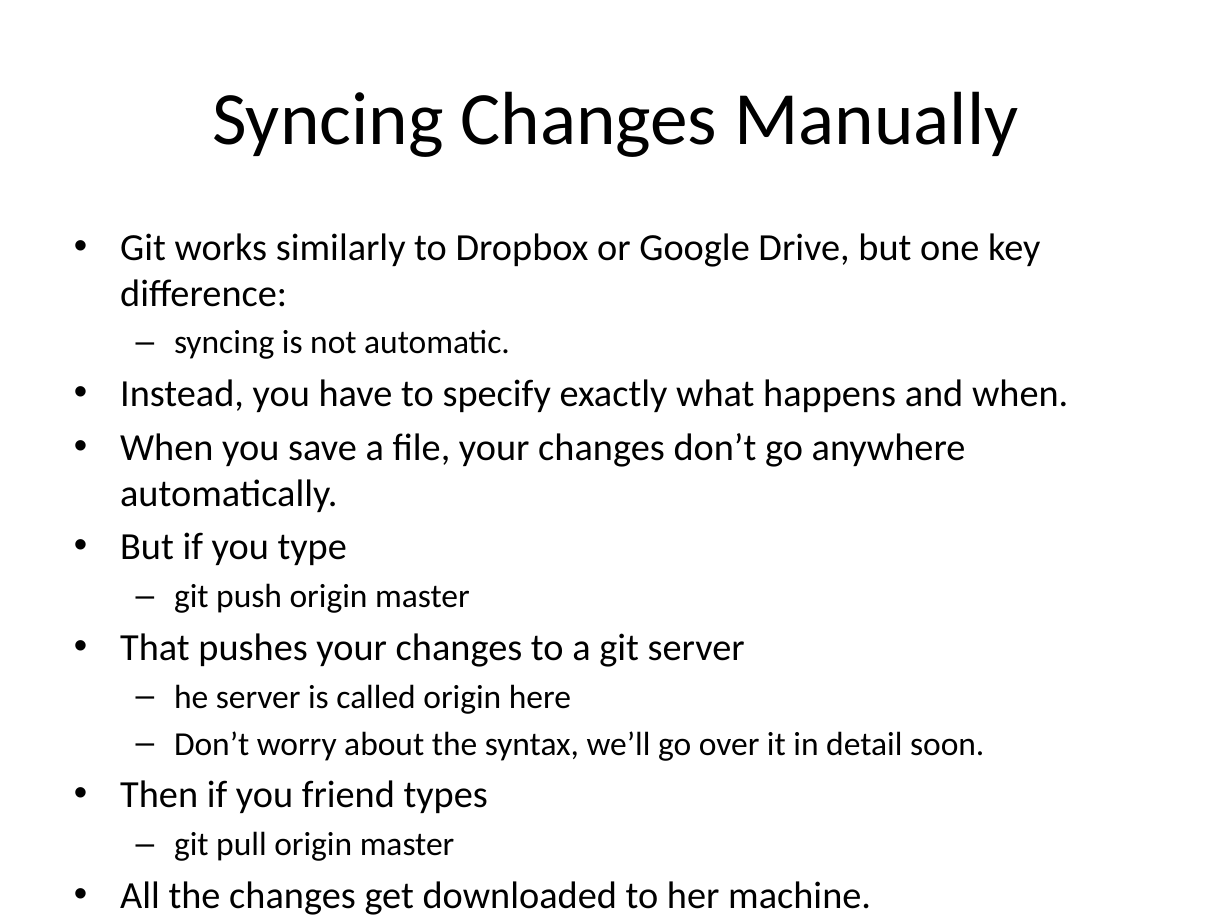
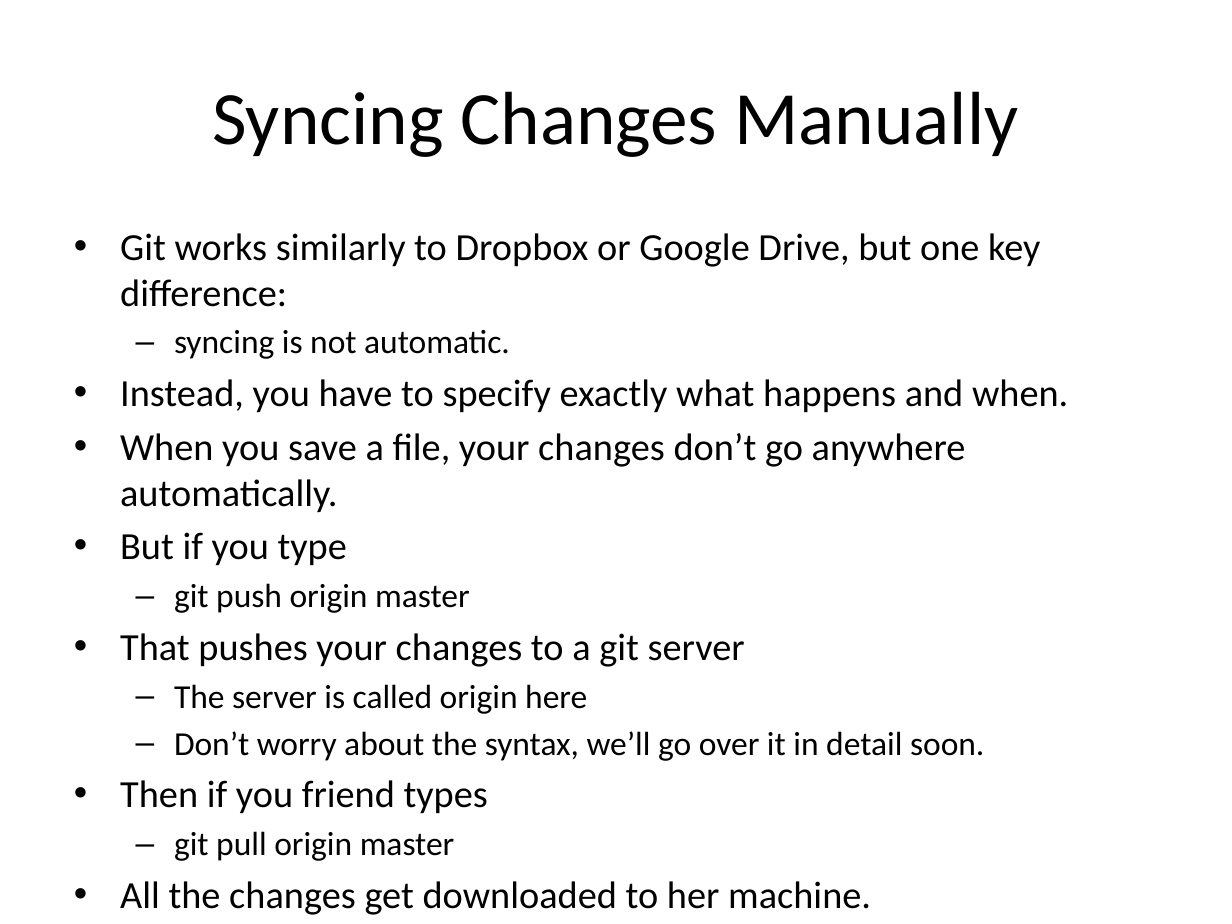
Before and after one commit to zengm71/Course-Overview, a slide deck: slide 4 of week_2/2.10 Git and Distributed Source Control.pptx. Drawn at 1232x924 pixels with LibreOffice and Linux fonts; fonts in the diff are those of the drawing. Boxes give left, top, right and bottom in pixels: in the first picture for what was removed or moved away, otherwise in the second. Text is boxed around its words. In the diff, an @@ line names an element or a change of style, - is before the commit and + after.

```diff
--- a/week_2/2.10 Git and Distributed Source Control.pptx
+++ b/week_2/2.10 Git and Distributed Source Control.pptx
@@ text at [174,684,587,714]: text changed @@
-  – he server is called origin here
+  – The server is called origin here
```
Also in this commit, not shown: 6 other files.
